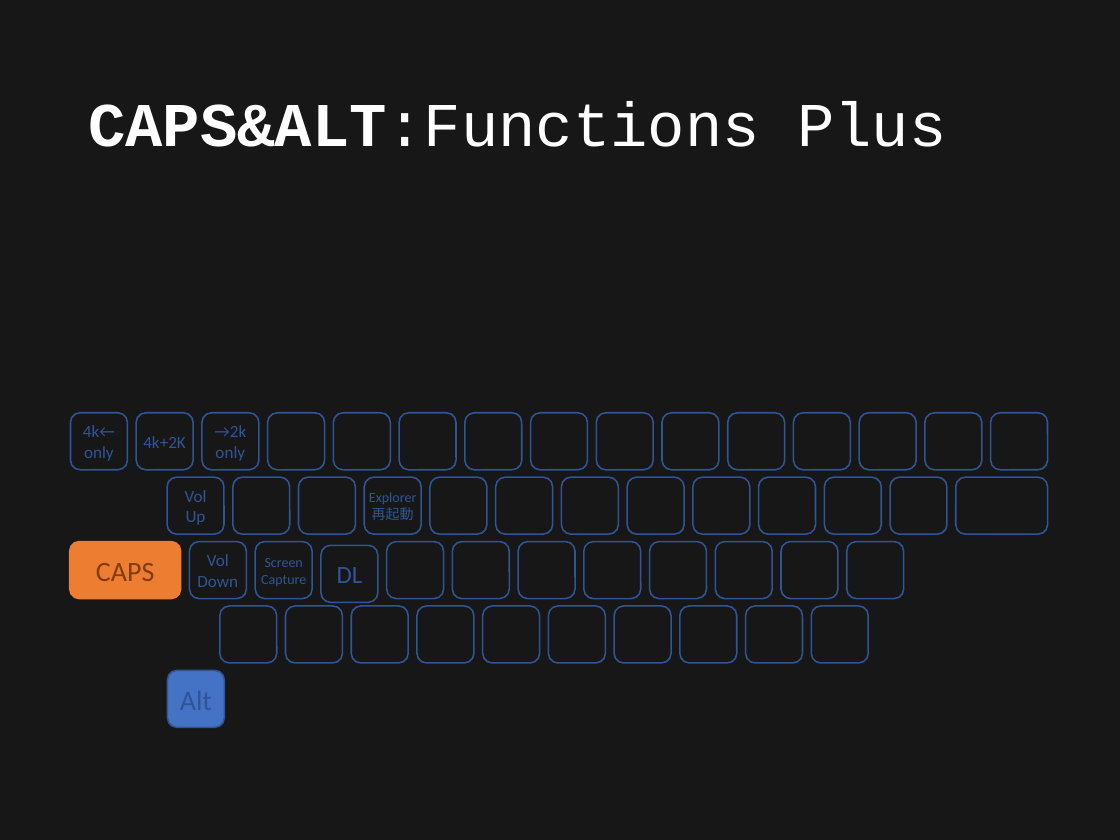
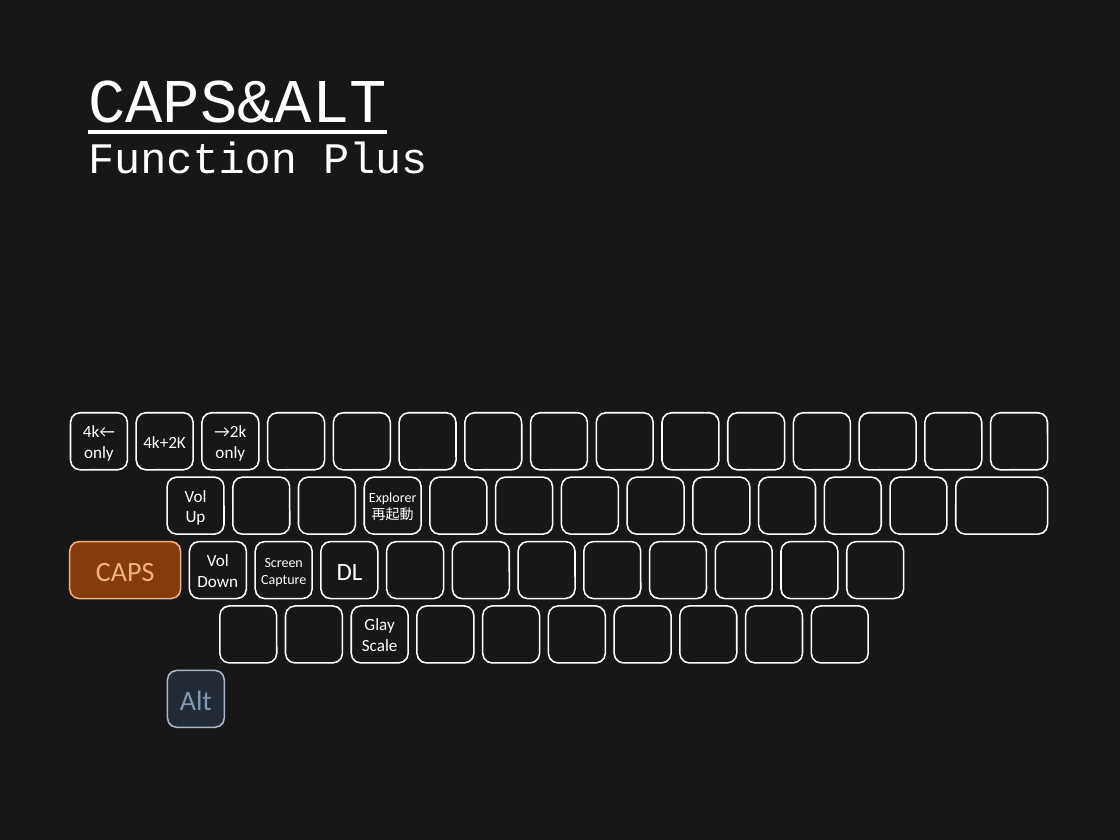
Before and after one commit to ittooo66/myAHK, a slide deck: slide 4 of MANUAL.pptx (slide 7 before the commit). Drawn at 1120x840 pixels with LibreOffice and Linux fonts; fonts in the diff are those of the drawing. Boxes give left, top, right and bottom in pixels: in the first picture for what was removed or moved away, otherwise in the second. Text is boxed around its words. In the diff, an @@ line names an element or a change of style, - is before the commit and + after.

```diff
--- a/MANUAL.pptx
+++ b/MANUAL.pptx
@@ title at box(88, 80, 427, 174): text changed; size 40 to 28 pt @@
-CAPS&ALT:Functions Plus
+CAPS&ALT
+Function Plus
@@ rounded rectangle "CAPS" at box(69, 542, 180, 599): text colour #843C0B to #F4B183; fill #ED7D31 to #843C0B; outline #ED7D31 1 pt to #F4B183 1 pt @@
@@ text colour #2F5597 to #FFFFFF; outline #2F5597 1 pt to #FFFFFF 1 pt in 8 elements at box(71, 413, 128, 470), box(137, 413, 194, 470), box(202, 413, 259, 470), box(167, 477, 224, 534), box(364, 477, 421, 534), box(189, 542, 246, 599), box(255, 542, 312, 599), box(321, 542, 379, 599) @@
@@ rounded rectangle "DL": place and size @@
-rounded rectangle "DL" at box(321, 545, 379, 603)
+rounded rectangle "DL" at box(321, 542, 379, 599)
@@ outline #2F5597 1 pt to #FFFFFF 1 pt in 41 elements at box(268, 413, 325, 470), box(334, 413, 391, 470), box(399, 413, 456, 470), box(465, 413, 522, 470), box(531, 413, 588, 470), box(596, 413, 653, 470), box(662, 413, 719, 470), box(728, 413, 785, 470), box(793, 413, 850, 470), box(859, 413, 916, 470), box(925, 413, 982, 470), box(990, 413, 1047, 470), box(233, 477, 290, 534), box(299, 477, 356, 534), box(430, 477, 487, 534), box(496, 477, 553, 534), box(561, 477, 618, 534), box(627, 477, 684, 534), box(693, 477, 750, 534), box(758, 477, 815, 534), box(824, 477, 881, 534), box(890, 477, 948, 534), box(955, 477, 1047, 534), box(386, 542, 444, 599), box(452, 542, 510, 599), box(519, 542, 576, 599), box(584, 542, 641, 599), box(650, 542, 707, 599), box(716, 542, 773, 599), box(781, 542, 838, 599), box(847, 542, 904, 599), box(286, 606, 343, 663), box(220, 606, 277, 663), box(417, 606, 474, 663), box(483, 606, 540, 663), box(549, 606, 606, 663), box(614, 606, 671, 663), box(680, 606, 737, 663), box(746, 606, 803, 663), box(811, 606, 868, 663), box(352, 606, 409, 663) @@
@@ text in rounded rectangle at box(362, 618, 398, 651): text added @@
+Glay
+Scale
@@ rounded rectangle "Alt" at box(167, 671, 224, 728): fill #4472C4 to #222A35; outline #2F5597 1 pt to #ADB9CA 1 pt @@
@@ text in rounded rectangle at box(180, 690, 212, 710): text added @@
+Alt
```
Also in this commit, not shown: 9 other slides changed, 1 slide removed, 1 other file.
